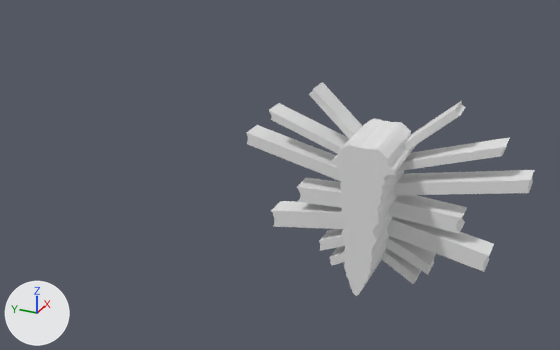
Renders of the Blender file 4 - BLE/Manimarco-LAB-4-BLE2.blend from each side of a commit.
One viewpoint serves both versions: a 50 mm lens placed at (-16.69, 8.83, 11.4), pointed at (1.19, 16.88, 2.46). The lights are fixed; the arrows at lower left show +X, +Y and +Z. The same objects are shown in both versions, whatever each file hides.

Script lines for the objects in view, before the commit:
```python
me_cube_009 = bpy.data.meshes.new('Cube.009')
me_cube_009.from_pydata(...)  # 1014 vertices, 941 faces; spans x -1.0..1.0, y -3.79..0.0, z -2.52..2.6
ob_cube = bpy.data.objects.new('Cube', me_cube_009)
ob_cube.location = (0.8, 14.07, 2.5)
_m = ob_cube.modifiers.new('Mirror', 'MIRROR')
_m.use_axis = (False, True, False)
_m.use_clip = True
```
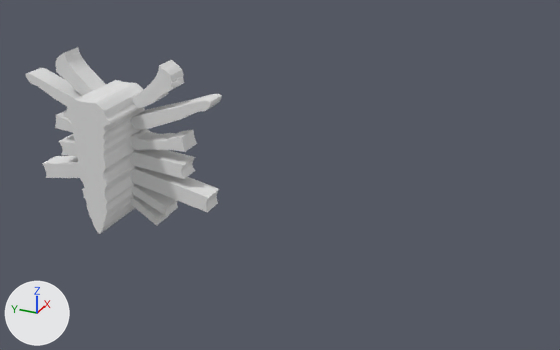
Changed parts and their boxes (x1, y1, x2, y2) in the pictures (560 x 350 px):
'Cube', reshaped, moved (32% narrower, 13% shorter)
    before: (246, 82, 534, 296)
    after: (26, 47, 222, 234)
part 1 of me_cube_009, built on
    before: (269, 82, 510, 171)
    after: (26, 47, 222, 152)
part 2 of me_cube_009, deleted
    before: (246, 125, 534, 195)

Patch to the scene script:
```diff
--- a/4 - BLE/Manimarco-LAB-4-BLE2.blend.py
+++ b/4 - BLE/Manimarco-LAB-4-BLE2.blend.py
@@ me_cube_009 @@
 # used by ob_cube; location = (0.8, 14.07, 2.5)
-me_cube_009.from_pydata(...)  # 1014 vertices, 941 faces; spans x -1.0..1.0, y -3.79..0.0, z -2.52..2.6
+me_cube_009.from_pydata(...)  # 1747 vertices, 1672 faces, 2 loose edges; spans x -1.0..1.0, y -3.23..0.0, z -2.52..2.65
+# me_cube_009 part 1: 8 vertices moved from x 0.33..1.0, y -1.92..-1.85, z 2.46..2.55 to x 0.33..1.0, y -0.74..-0.68, z 1.38..1.47; 18 vertices removed from x 0.33..1.0, y -3.12..-1.84, z 1.57..2.6; 765 vertices added at x 0.33..1.0, y -3.23..-0.5, z -0.07..2.65
+# me_cube_009 part 2: 14 vertices removed from x 0.33..1.0, y -3.79..-3.75, z 0.74..1.08
@@ ob_cube @@
 ob_cube = bpy.data.objects.new('Cube', me_cube_009)
-ob_cube.location = (0.8, 14.07, 2.5)
+ob_cube.location = (0.8, 22.2, 2.5)
 _m = ob_cube.modifiers.new('Mirror', 'MIRROR')
```
